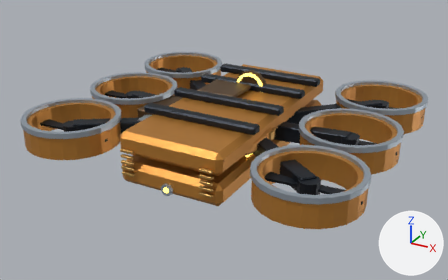
An edit to the glTF model public/assets/models/reference/s02.glb, drawn before and after from the same camera.
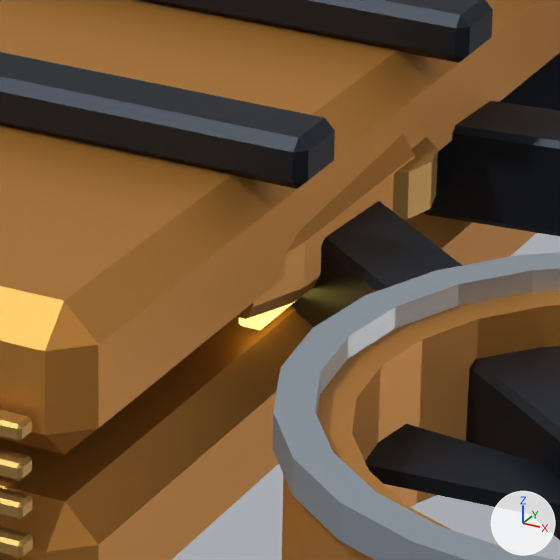
There are two pictures of each version: one whole from a 50 mm camera at (4.43, -8.36, 5.15) aimed at (-0.03, -0.25, 1.1), one close up on the part from 46% to 66% of the width and 38% to 69% of the height. Every picture has the same lights, and +X, +Y and +Z are marked at lower right. The older version's two pictures come first. Where no turn or scale is listed for an object, it has been applied to the vertices. Vertices at exactly the same position are counted once.

Objects in the first close-up: 'Export_emitter_l_armor', 'Export_emitter_l_brass', 'Export_emitter_l_glow', 'Export_rotor_l0_dark', 'Export_tilt_armor', 'Export_tilt_brass', 'Export_tilt_dark', 'Export_tilt_steel'.
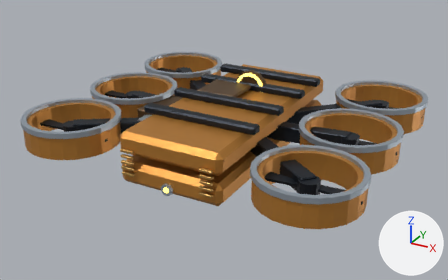
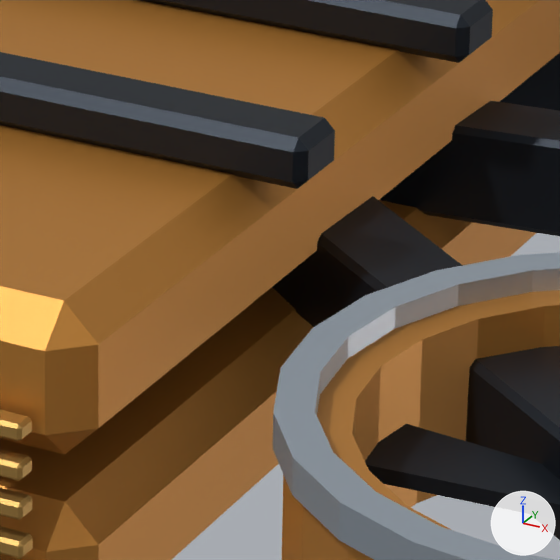
ob_emitter_l is not drawn itself; it is the parent of ob_export_emitter_l_glow.

Where the change shows, as pixel boxes (x1, y1, x2, y2) in the close-ups (560 x 560 px):
'Export_emitter_l_armor', deleted (orange): before (236, 134, 414, 319)
'Export_emitter_l_brass', deleted (orange): before (393, 137, 438, 220)
'Export_emitter_l_glow', reshaped, moved, turned (not visible afterwards): before (239, 301, 295, 330)

Patch to the scene script:
```diff
--- a/public/assets/models/reference/s02.glb.py
+++ b/public/assets/models/reference/s02.glb.py
@@ me_export_emitter_l_glow @@
 # used by ob_export_emitter_l_glow; parent = ob_emitter_l; location = (0.0, 0.0, 0.0)
-me_export_emitter_l_glow.from_pydata(...)  # 24 vertices, 44 faces; spans x -0.03..0.03, y -0.153..-0.127, z 0.076..0.616
+me_export_emitter_l_glow.from_pydata(...)  # 64 vertices, 128 faces; spans x -0.103..0.103, y -0.103..0.103, z -0.036..0.036
+# me_export_emitter_l_glow part 1: the whole mesh is rebuilt
 me_export_emitter_l_glow.materials.append(mat_glow)
@@ ob_emitter_l @@
 ob_emitter_l.parent = ob_tilt
-ob_emitter_l.location = (0.765, -0.4, 0.14)
-ob_emitter_l.rotation_euler = (1.571, 0.0, 0.0)  # degrees (90, 0, 0)
+ob_emitter_l.location = (0.23, 0.38, 0.28)
@@ ob_export_emitter_l_armor @@
-ob_export_emitter_l_armor = bpy.data.objects.new('Export_emitter_l_armor', me_export_emitter_l_armor)
-ob_export_emitter_l_armor.location = (0.765, -0.4, 1.441)
@@ ob_export_emitter_l_brass @@
-ob_export_emitter_l_brass = bpy.data.objects.new('Export_emitter_l_brass', me_export_emitter_l_brass)
-ob_export_emitter_l_brass.location = (0.765, -0.4, 1.441)
```
